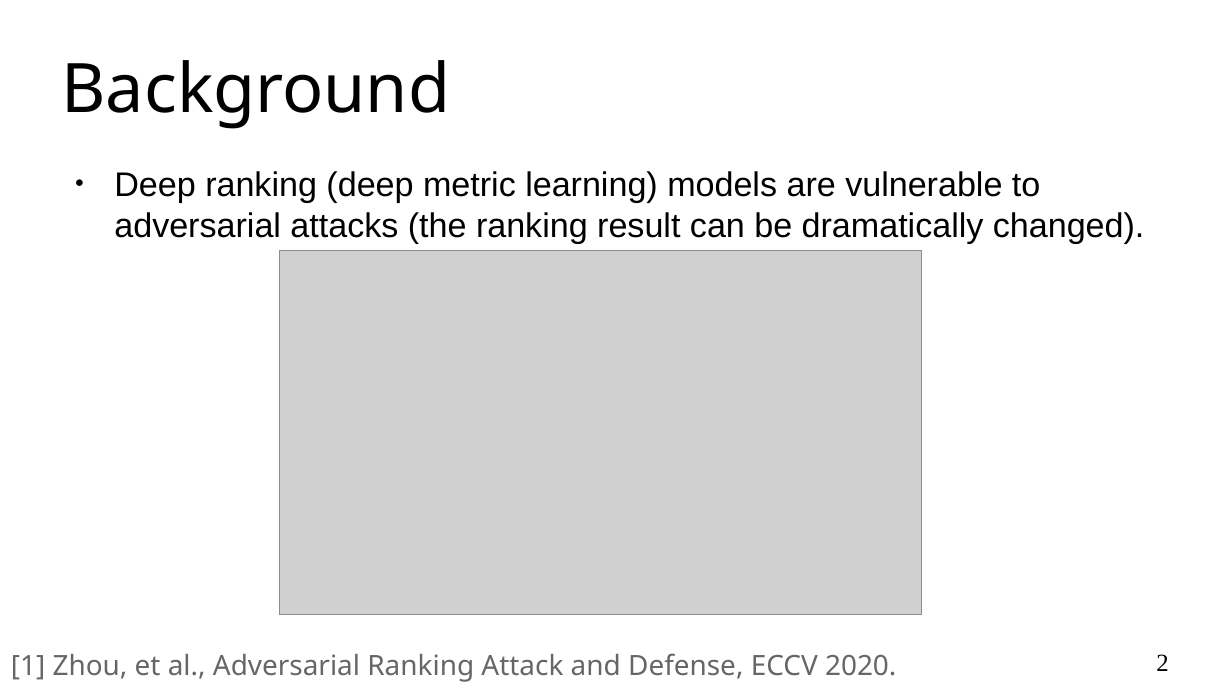
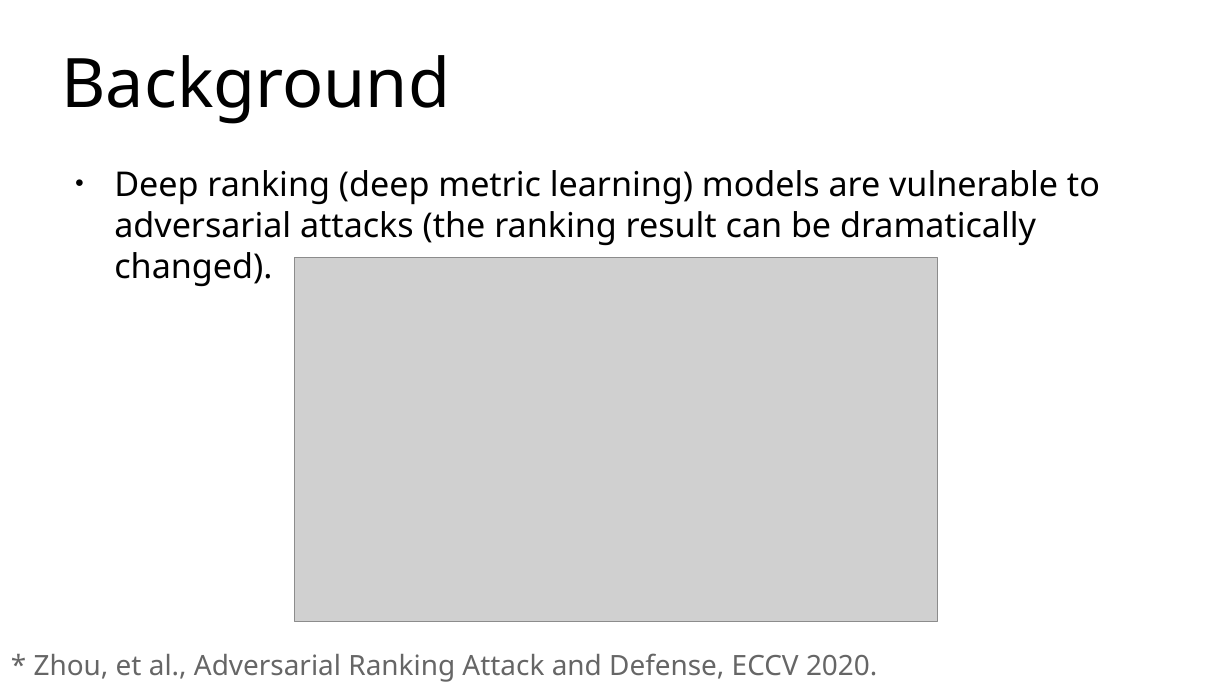
Before and after one commit to cdluminate/advorder, a slide deck: slide 2 of assets/slides.pptx. Drawn at 1232x693 pixels with LibreOffice and Linux fonts; fonts in the diff are those of the drawing; grey boxes stand for pictures; background and template pictures are left out. Boxes give left, top, right and bottom in pixels: in the first picture for what was removed or moved away, otherwise in the second. Text is boxed around its words. In the diff, an @@ line names an element or a change of style, - is before the commit and + after.

```diff
--- a/assets/slides.pptx
+++ b/assets/slides.pptx
@@ title "Background" at [62,55,450,124]: line spacing 1 to 0.9 @@
@@ text "Deep ranking (deep metric learning) ..." at [114,170,1100,287]: font Arial to Noto Sans; line spacing 1 to 0.9 @@
@@ picture: place and size @@
-picture at [279,250,922,615]
+picture at [295,257,938,622]
@@ text at [34,653,877,682]: text changed @@
-[1] Zhou, et al., Adversarial Ranking Attack and Defense, ECCV 2020.
+* Zhou, et al., Adversarial Ranking Attack and Defense, ECCV 2020.
@@ page number removed at [1156,654,1168,671] @@
-2
```
Also in this commit, not shown: 1 other slide changed, 14 slides added, 1 slide removed, 2 other files.
